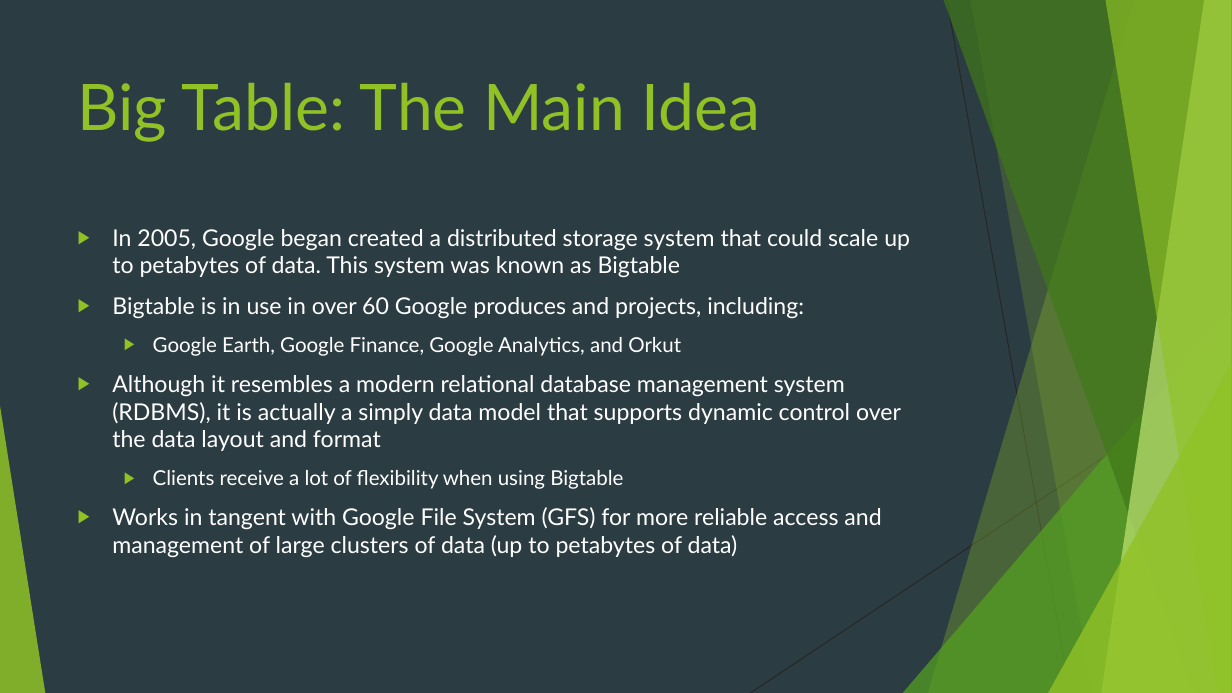
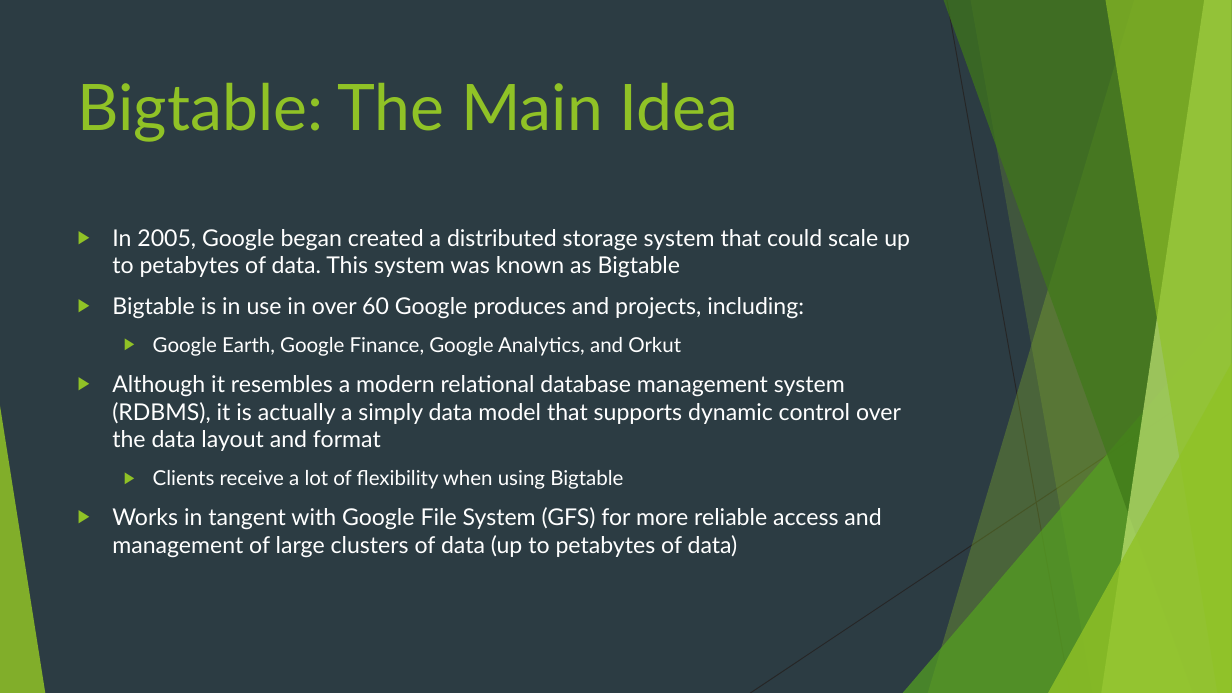
Before and after one commit to AndrewBaran/Database-Management, a slide deck: slide 3 of Big Data/Bigtable Presentation.pptx. Drawn at 1232x693 pixels with LibreOffice and Linux fonts; fonts in the diff are those of the drawing. Boxes give left, top, right and bottom in pixels: in the first picture for what was removed or moved away, otherwise in the second. Text is boxed around its words. In the diff, an @@ line names an element or a change of style, - is before the commit and + after.

```diff
--- a/Big Data/Bigtable Presentation.pptx
+++ b/Big Data/Bigtable Presentation.pptx
@@ title at [78, 83, 738, 142]: text changed @@
-Big Table: The Main Idea
+Bigtable: The Main Idea
```
Also in this commit, not shown: 2 other slides changed, 4 slides added, 1 other file.
